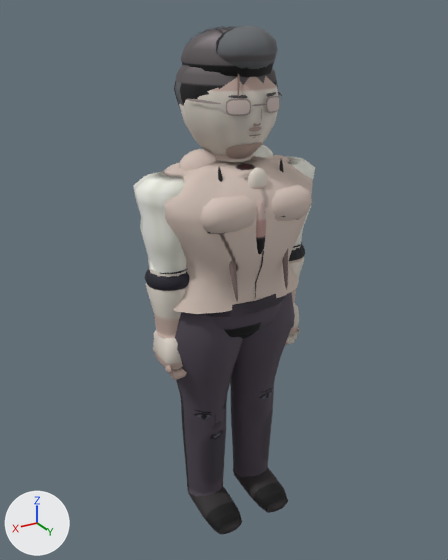
An edit to the glTF model assets/roster/models/imjongtae_a.glb, drawn before and after from the same camera.
Rendered twice from a 50 mm lens placed at (1.178, 1.925, 1.992), pointed at (0.007, -0.027, 1.017). The lights are fixed; the arrows at lower left show +X, +Y and +Z. The picture after the commit comes second. Vertices at exactly the same position are counted once.

The first picture shows 'Body'.
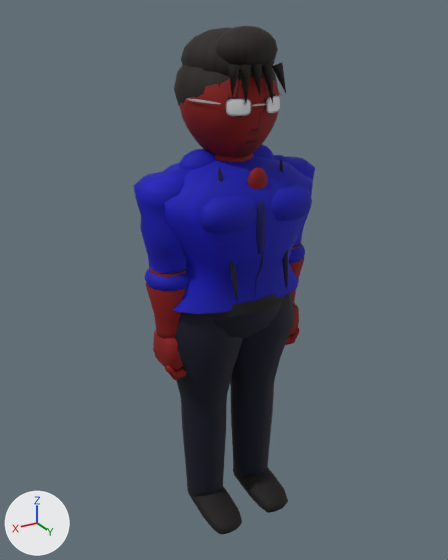
Boxes (x1, y1, x2, y2) around the edits, measured in the pictures (448 x 560 px; the box of a moved part takes in the faces that stretch with it):
'HairLoose', added: after (228, 63, 286, 104)
'Glasses', added: after (187, 93, 282, 116)
part 1 of me_mesh_0, deleted: before (187, 74, 282, 138)
part 2 of me_mesh_0, moved or reshaped: before (179, 26, 278, 159); after (180, 69, 279, 158)
part 3 of me_mesh_0, recoloured (darker): (133, 26, 315, 534) in both

Patch to the scene script:
```diff
--- a/assets/roster/models/imjongtae_a.glb.py
+++ b/assets/roster/models/imjongtae_a.glb.py
@@ mat_material_1 @@
+mat_material_1 = bpy.data.materials.new('Material_1')
+mat_material_1.use_nodes = True; mat_material_1.node_tree.nodes.clear()
+_N = mat_material_1.node_tree.nodes; _L = mat_material_1.node_tree.links
+n0 = _N.new('ShaderNodeBsdfPrincipled'); n0.name = 'Principled BSDF'
+n0.inputs[1].default_value = 0.6  # 'Metallic'
+n0.inputs[2].default_value = 0.2  # 'Roughness'
+n1 = _N.new('ShaderNodeOutputMaterial'); n1.name = 'Material Output'
+n2 = _N.new('ShaderNodeVertexColor'); n2.name = 'Color Attribute'
+_L.new(n0.outputs[0], n1.inputs[0])  # 'BSDF' to 'Surface'
+_L.new(n2.outputs[0], n0.inputs[0])  # 'Color' to 'Base Color'
@@ me_mesh_0 @@
 # used by ob_body; location = (0.0, 0.0, 0.0)
-me_mesh_0.from_pydata(...)  # 5258 vertices, 9500 faces; spans x -0.37..0.37, y -0.24..0.25, z -0.03..1.96
+me_mesh_0.from_pydata(...)  # 3930 vertices, 7424 faces; spans x -0.37..0.37, y -0.24..0.25, z -0.03..1.96
+# me_mesh_0 part 1: 26 loose pieces with 1190 vertices, spanning x -0.18..0.18, y 0.02..0.19, z 1.6..1.83, are deleted
+# me_mesh_0 part 2: 46 vertices moved from x -0.13..0.12, y -0.14..0.17, z 1.5..1.74 to x -0.09..0.09, y -0.1..0.17, z 1.5..1.74; 407 vertices removed from x -0.17..0.17, y -0.19..0.17, z 1.5..1.95; 269 vertices added at x -0.17..0.18, y -0.17..0.17, z 1.49..1.88
+# me_mesh_0 part 3: 6844 kept faces spanning x -0.37..0.37, y -0.24..0.25, z -0.03..1.96 get new vertex colours
 me_mesh_0.materials.append(mat_material_0)
@@ me_mesh_2 @@
+me_mesh_2.from_pydata(...)  # 35 vertices, 30 faces; spans x -0.105..0.107, y 0.147..0.191, z 1.713..1.845
+me_mesh_2.materials.append(mat_material_0)
@@ me_mesh_1 @@
+me_mesh_1.from_pydata(...)  # 373 vertices, 610 faces; spans x -0.183..0.183, y 0.019..0.187, z 1.685..1.739
+me_mesh_1.materials.append(mat_material_1)
@@ ob_hairloose @@
+ob_hairloose = bpy.data.objects.new('HairLoose', me_mesh_2)
+ob_hairloose.location = (0.0, 0.0, 0.0)
@@ ob_glasses @@
+ob_glasses = bpy.data.objects.new('Glasses', me_mesh_1)
+ob_glasses.location = (0.0, 0.0, 0.0)
```
